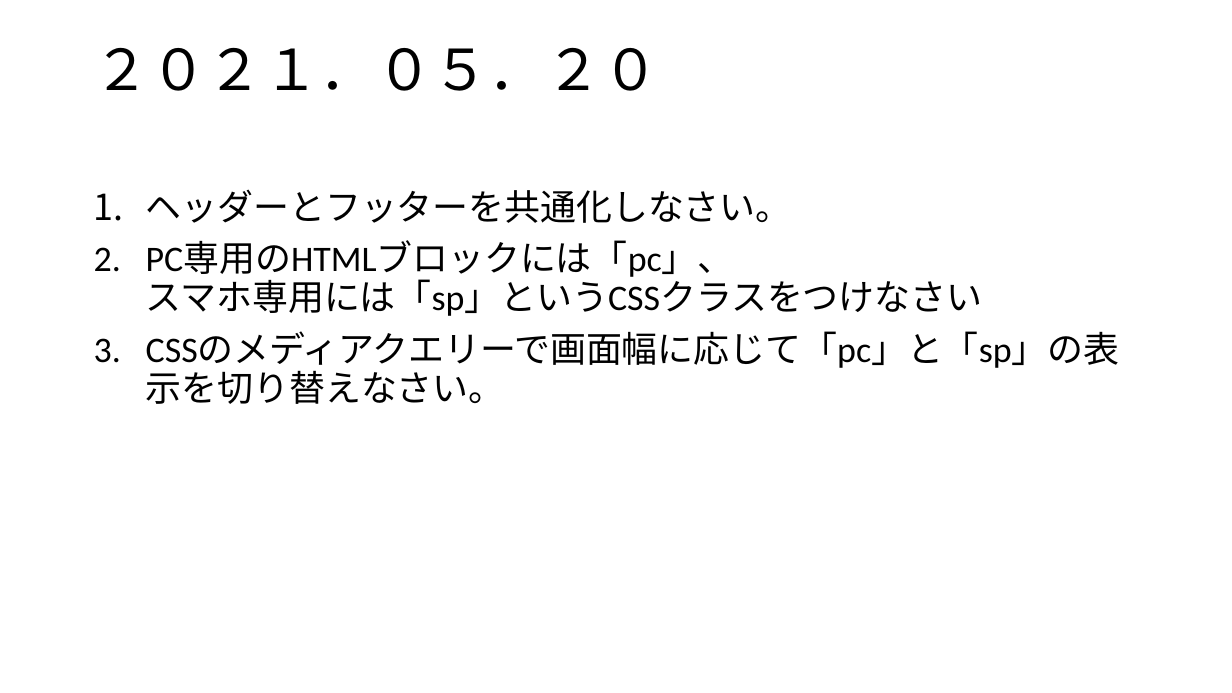
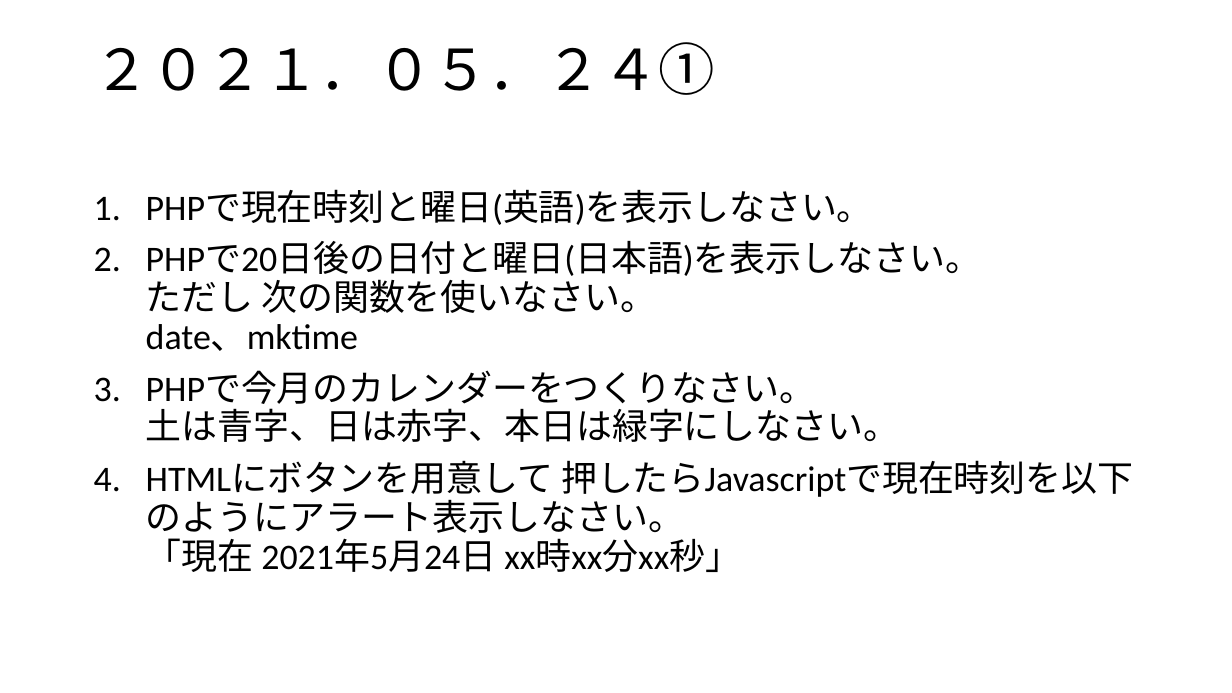
Before and after one commit to sss-sr2021/practice, a slide deck: slide 3 of おさらい演習20210524.pptx (slide 2 before the commit). Drawn at 1232x693 pixels with LibreOffice and Linux fonts; fonts in the diff are those of the drawing. Boxes give left, top, right and bottom in pixels: in the first picture for what was removed or moved away, otherwise in the second. Text is boxed around its words. In the diff, an @@ line names an element or a change of style, - is before the commit and + after.

```diff
--- a/おさらい演習20210524.pptx
+++ b/おさらい演習20210524.pptx
@@ text at (94,42,716,95): text changed @@
-２０２１．０５．２０
+２０２１．０５．２４①
@@ text at (146,190,1133,572): text changed @@
-1. ヘッダーとフッターを共通化しなさい。
-2. PC専用のHTMLブロックには「pc」、
-   スマホ専用には「sp」というCSSクラスをつけなさい
-3. CSSのメディアクエリーで画面幅に応じて「pc」と「sp」の表示を切り替えなさい。
+1. PHPで現在時刻と曜日(英語)を表示しなさい。
+2. PHPで20日後の日付と曜日(日本語)を表示しなさい。
+   ただし 次の関数を使いなさい。
+   date、mktime
+3. PHPで今月のカレンダーをつくりなさい。
+   土は青字、日は赤字、本日は緑字にしなさい。
+4. HTMLにボタンを用意して 押したらJavascriptで現在時刻を以下のようにアラート表示しなさい。
+   「現在 2021年5月24日 xx時xx分xx秒」
```
Also in this commit, not shown: 1 slide added.
